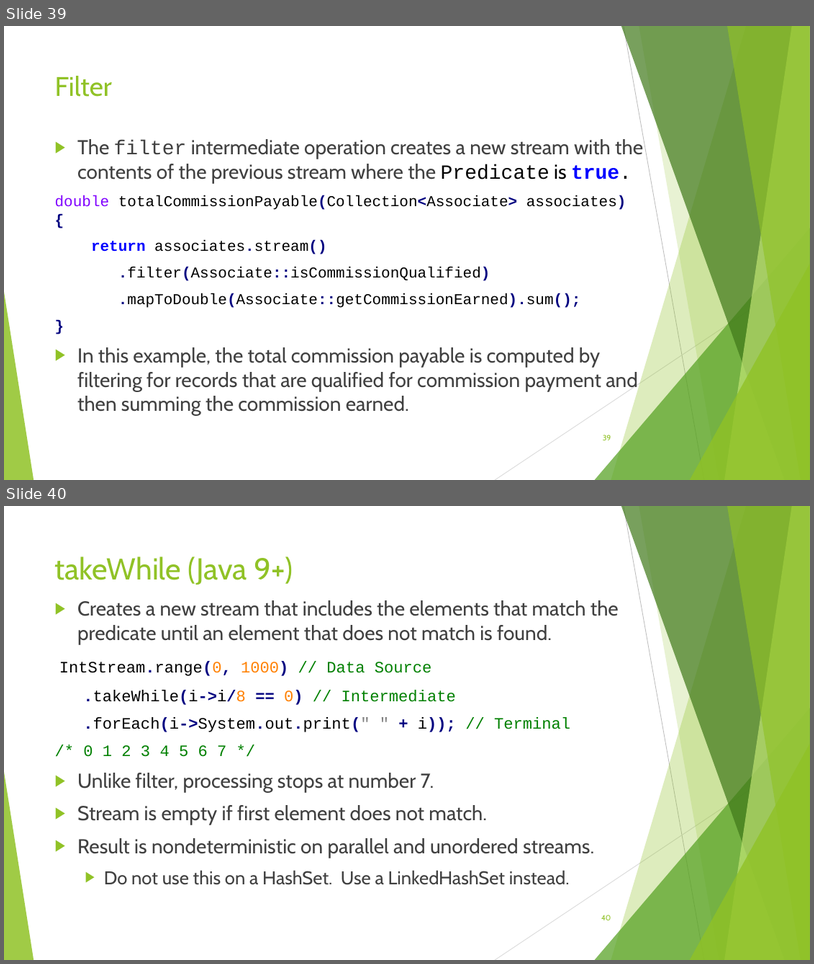
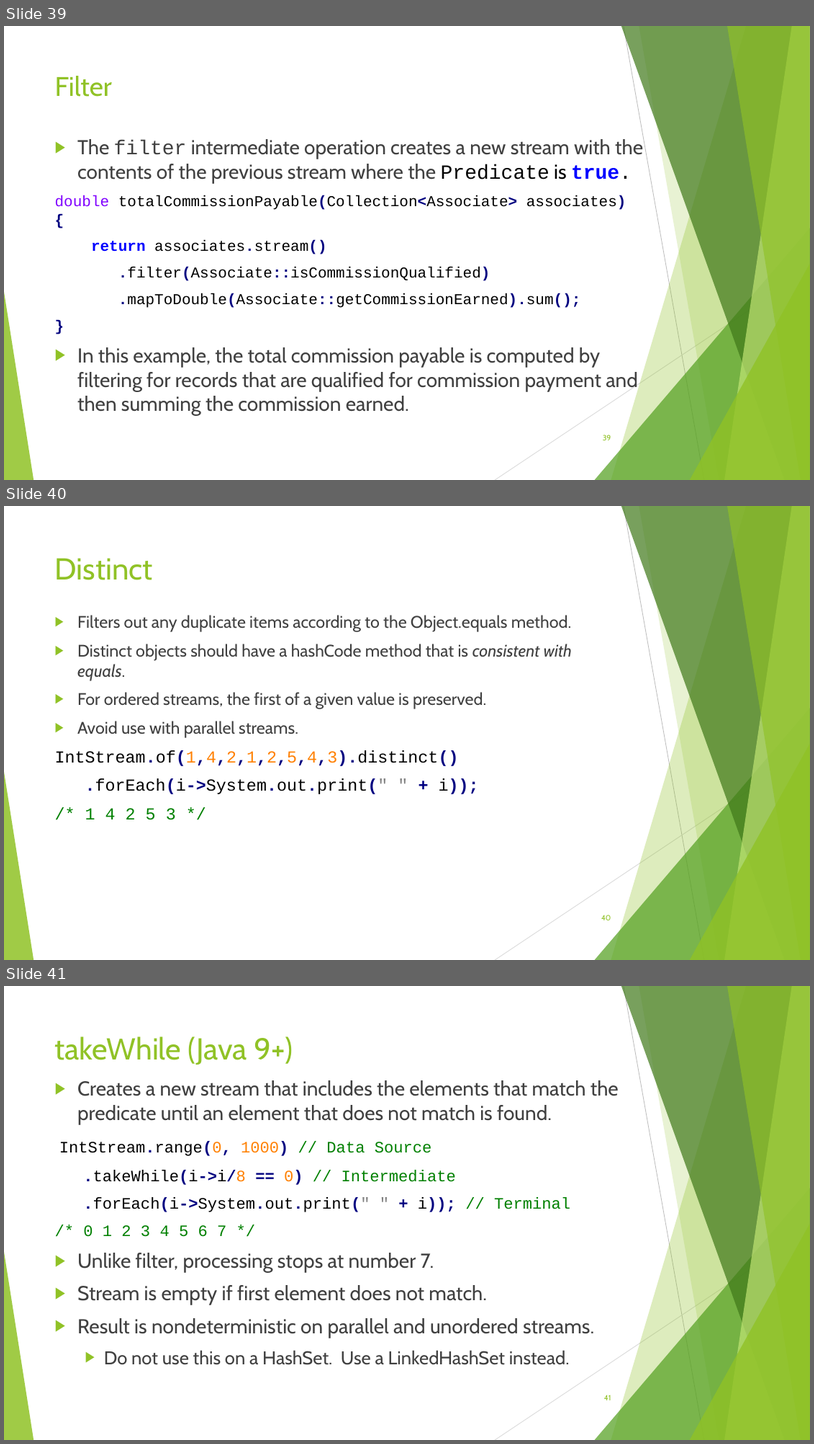
Before and after one commit to RichardRoda/2017-CodePaLOUsa-Lambda, a slide deck: Learning to Love the Lambda in the Stream.pptx. Shown one above the other, each under a label of ours: slides 39 and 40 before the commit, slides 39, 40 and 41 after it. The pictures are 814x964 and 814x1444 pixels, drawn with LibreOffice and Linux fonts; fonts in the diff are those of the drawing. Boxes give left, top, right and bottom in pixels: in the first picture for what was removed or moved away, otherwise in the second. Text is boxed around its words. In the diff, an @@ line names an element or a change of style, - is before the commit and + after.

Commit message:
Add distinct and flatMap intermediate operations to the slides.

```diff
--- a/Learning to Love the Lambda in the Stream.pptx
+++ b/Learning to Love the Lambda in the Stream.pptx
@@ slide 40 added at box(4, 506, 810, 960), background #FFFFFF; not listed: 10 template elements that a slide beside it also shows @@
@@ title added at box(55, 558, 153, 580), 36 pt, text #90C226 @@
+Distinct
@@ text added at box(55, 615, 572, 820), 20 pt, text #404040 @@
+▶ Filters out any duplicate items according to the Object.equals method.
+▶ Distinct objects should have a hashCode method that is consistent with equals.
+▶ For ordered streams, the first of a given value is preserved.
+▶ Avoid use with parallel streams.
+IntStream.of(1,4,2,1,2,5,4,3).distinct()
+.forEach(i->System.out.print(" " + i));
+/* 1 4 2 5 3 */
@@ page number added at box(602, 914, 611, 920), 9 pt, text #90C226 @@
+40
@@ what was slide 40 is now slide 41 @@
@@ page number at box(604, 1394, 612, 1400): text changed @@
-40
+41
```
Also in this commit, not shown: 1 slide changed, 1 other file.
